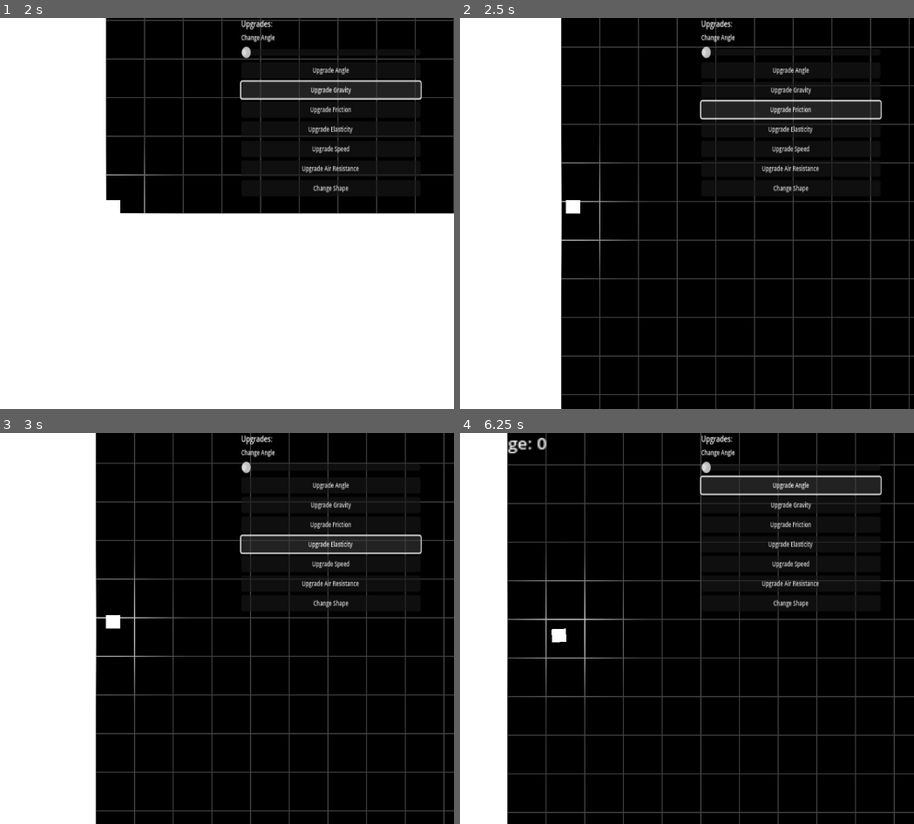
Above: before the commit, frames 1-4 (two rows, left to right).
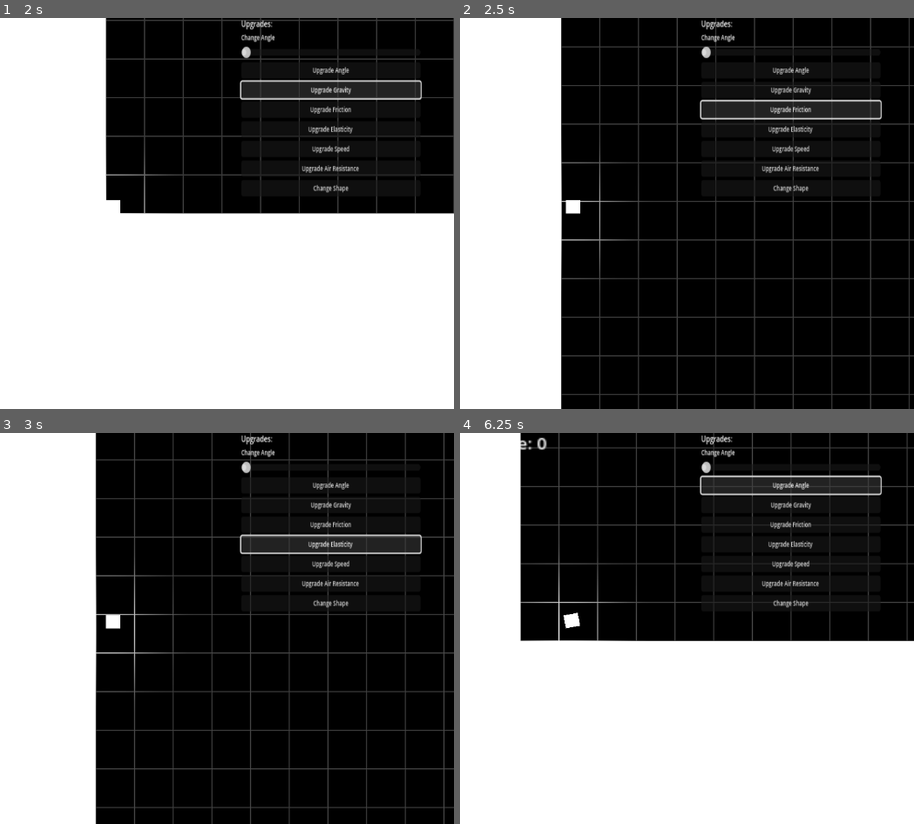
Above: after the commit, the same moments.

Repository: Lueegee1/Skr-t-Kast-Spil
Game: Godot game, scene res://main/root.tscn
Two runs of this game, one before a commit and one after it. Both use one fixed random seed, a clock stepped at 60 frames per second and the inputs below.
Inputs:
- Up to frame 1 (2 s): click "Upgrade Angle" at 0.5 s; click "Upgrade Gravity" at 1.25 s
- Up to frame 2 (2.5 s): click "Upgrade Friction" at 2 s
- Up to frame 3 (3 s): click "Upgrade Elasticity" at 2.75 s
- Up to frame 4 (6.25 s): click "Upgrade Speed" at 3.5 s; click "Upgrade Air Resistance" at 4.25 s; click "Change Shape" at 5 s; click "Upgrade Angle" at 5.75 s

Frame 1 is identical in both runs. In frame 2, 0.1% of the frame differs, in the area x 22-39%, y 36-58%; in frame 3, 4.5%; in frame 4, 48%, in the area x 10-100%, y 0-100%.

Commit message:
WORKING SETTINGS MENU EXCEPT FOR SHAPE

Diff:
--- a/main/Ui_And_Mainscript.gd
+++ b/main/Ui_And_Mainscript.gd
@@ -16,6 +16,12 @@
 var offsetPrestige = Vector2(400,0)
 var offsetUpgrades = Vector2(800,0)
 var angle_price = 5
+var friction_price = 5
+var elasticity_price = 5
+var speed_price = 5
+var air_resistance_price = 5
+var shape_price = 5
+var gravity_price = 5
 
 func _process(_delta: float):# update position and money, xp and prestige
 	Camera.global_position = RigidBody.global_position #updates camera position
@@ -38,30 +44,44 @@
 		if angle.min_value > 0 and angle.max_value < 90:
 			angle.min_value = angle.min_value - 5
 			angle.max_value = angle.max_value + 5
+			angle_price *= 2
 
 
 
 func _on_gravity_upgrade_pressed() -> void:
-	if Global.Ball.gravity > 0.05:
-		Global.Ball.gravity = Global.Ball.gravity - 0.05
-
-
+	if Global.money > gravity_price:
+		if Global.Ball.gravity > 0.05:
+			Global.Ball.gravity = Global.Ball.gravity - 0.05
+			Global.money = Global.money - gravity_price
+			gravity_price *= 2
 
 func _on_friction_upgrade_pressed() -> void:
-	pass # Replace with function body.
+	if Global.money > friction_price:
+		if Global.Ball.ground_fricion > 0.05:
+			Global.Ball.ground_friction = Global.Ball.ground_friction - 0.05
+			Global.money = Global.money - friction_price
+			friction_price *= 2
 
 
 func _on_elasticity_upgrade_pressed():
-	Global.Ball.ground_elasticity = Global.Ball.ground_elasticity + 5
+	if Global.money > elasticity_price:
+		Global.Ball.ground_elasticity = Global.Ball.ground_elasticity + 5
+		Global.money = Global.money - elasticity_price
+		elasticity_price *= 2
 
 
-func _on_speed_upgrade_pressed() -> void:
-	Global.Ball.launch_speed = Global.Ball.launch_speed * 1.05
+func _on_speed_upgrade_pressed():
+	if Global.money > speed_price:
+		Global.Ball.launch_speed = Global.Ball.launch_speed * 1.05
+		Global.money = Global.money - speed_price
+		speed_price *= 2
 
 
 func _on_air_resistance_upgrade_pressed() -> void:
-	pass # Replace with function body.
-
+	if Global.money > air_resistance_price:
+		if Global.Ball.air_resistance > 0.05:
+			Global.Ball.air_resistance -= 0.05
+			Global.money = Global.money - air_resistance_price
 
 func _on_shape_changed() -> void:
 	pass # Replace with function body.
